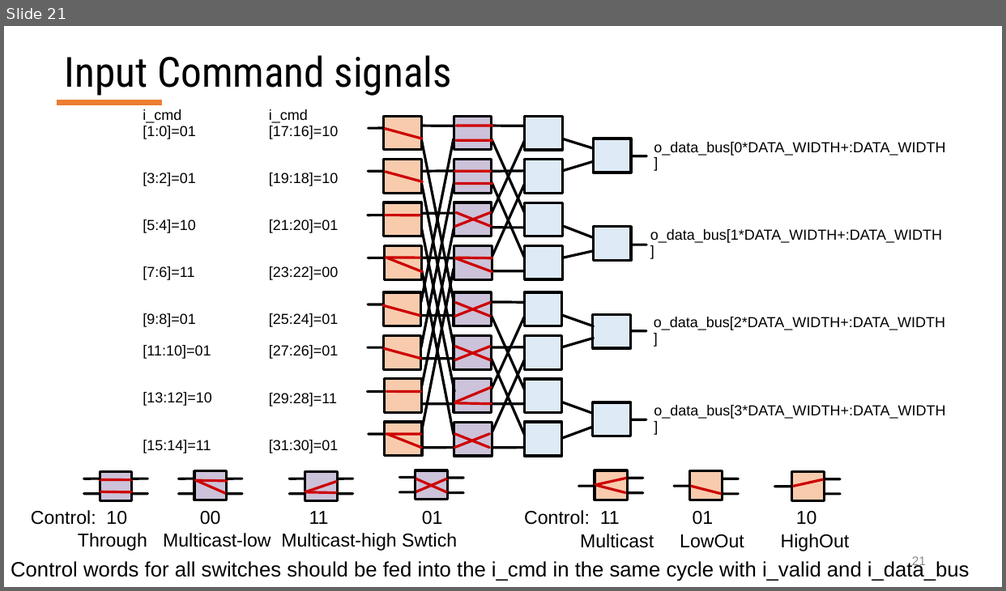
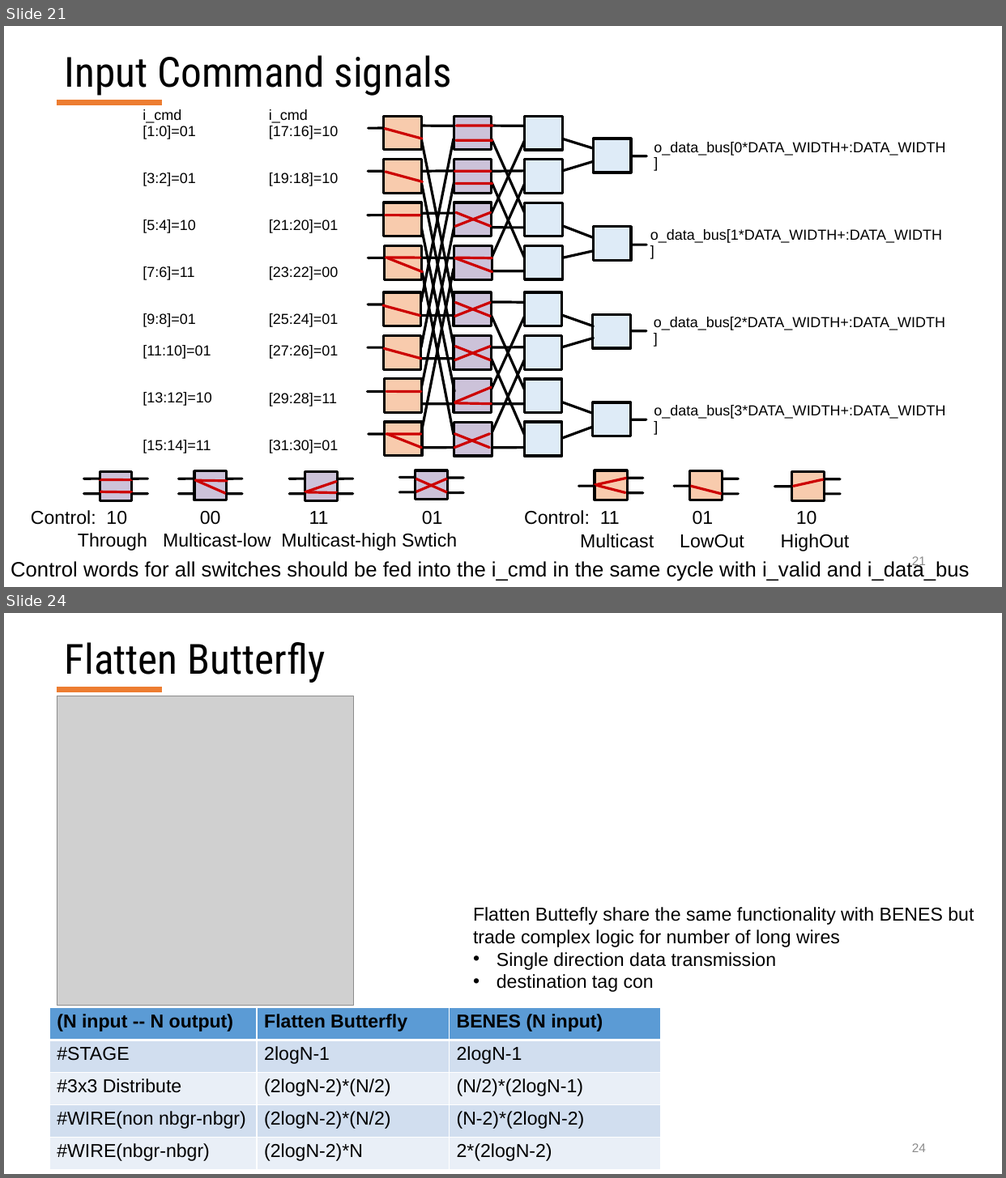
Before and after one commit to georgia-tech-synergy-lab/AcceleratorNoC, a slide deck: RTL_MicroSwitches_Jianming.pptx. Shown one above the other, each under a label of ours: slide 21 before the commit, slides 21 and 24 after it; the slides between them are not shown. The pictures are 1006x591 and 1006x1178 pixels, drawn with LibreOffice and Linux fonts; fonts in the diff are those of the drawing; grey boxes stand for pictures. Boxes give left, top, right and bottom in pixels: in the first picture for what was removed or moved away, otherwise in the second. Text is boxed around its words. In the diff, an @@ line names an element or a change of style, - is before the commit and + after.

Commit message:
finish flattened benes design

```diff
--- a/RTL_MicroSwitches_Jianming.pptx
+++ b/RTL_MicroSwitches_Jianming.pptx
@@ slide 24 added at (4, 613, 1002, 1174), background #FFFFFF; not listed: 1 template element that a slide beside it also shows @@
@@ title added at (65, 642, 326, 683), 40 pt, text #000000 @@
+Flatten Butterfly
@@ picture added at (57, 696, 354, 1005) @@
@@ text added at (473, 907, 974, 992), 18 pt, text #000000 @@
+Flatten Buttefly share the same functionality with BENES but trade complex logic for number of long wires
+• Single direction data transmission
+• destination tag con
@@ table added at (49, 1007, 661, 1170), 5 rows, 3 columns @@
+(N input -- N output) | Flatten Butterfly | BENES (N input)
+#STAGE | 2logN-1 | 2logN-1
+#3x3 Distribute | (2logN-2)*(N/2) | (N/2)*(2logN-1)
+#WIRE(non nbgr-nbgr) | (2logN-2)*(N/2) | (N-2)*(2logN-2)
+#WIRE(nbgr-nbgr) | (2logN-2)*N | 2*(2logN-2)
@@ page number added at (912, 1144, 926, 1152), 12 pt, text #8C8C8C @@
+24
```
Also in this commit, not shown: 1 slide changed, 1 other slide added, 16 other files.
